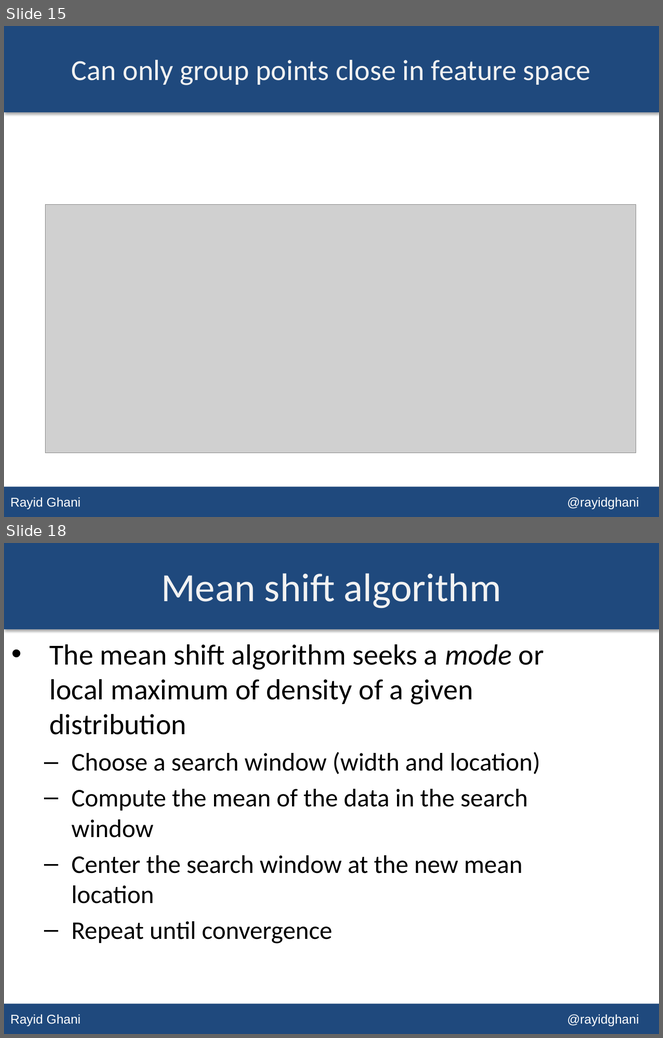
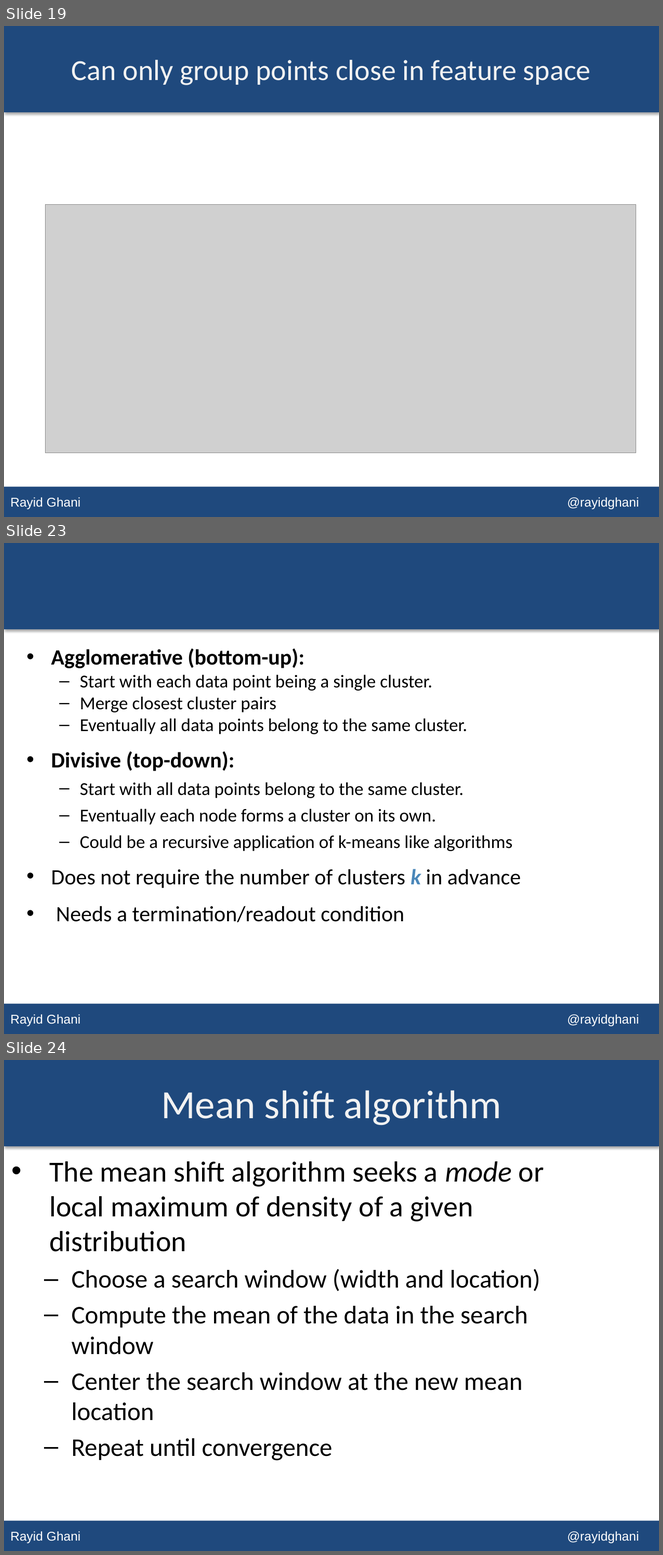
Before and after one commit to dssg/MLforPublicPolicy, a slide deck: Lectures/Lecture 09 - Unsupervised Learning.pptx. Shown one above the other, each under a label of ours: slides 15 and 18 before the commit, slides 19, 23 and 24 after it; the slides between them are not shown. The pictures are 663x1038 and 663x1555 pixels, drawn with LibreOffice and Linux fonts; fonts in the diff are those of the drawing; grey boxes stand for pictures. Boxes give left, top, right and bottom in pixels: in the first picture for what was removed or moved away, otherwise in the second. Text is boxed around its words. In the diff, an @@ line names an element or a change of style, - is before the commit and + after.

```diff
--- a/Lectures/Lecture 09 - Unsupervised Learning.pptx
+++ b/Lectures/Lecture 09 - Unsupervised Learning.pptx
@@ slide 23 added at <box>4,543,659,1034</box>, background #FFFFFF; not listed: 2 template elements that a slide beside it also shows @@
@@ text added at <box>51,649,521,923</box>, 20 pt, text #000000 @@
+• Agglomerative (bottom-up):
+  – Start with each data point being a single cluster.
+  – Merge closest cluster pairs
+  – Eventually all data points belong to the same cluster.
+• Divisive (top-down):
+  – Start with all data points belong to the same cluster.
+  – Eventually each node forms a cluster on its own.
+  – Could be a recursive application of k-means like algorithms
+• Does not require the number of clusters k in advance
+• Needs a termination/readout condition
@@ what was slide 15 is now slide 19 @@
@@ what was slide 18 is now slide 24 @@
```
Also in this commit, not shown: 7 slides changed, 7 other slides added, 2 slides removed.
